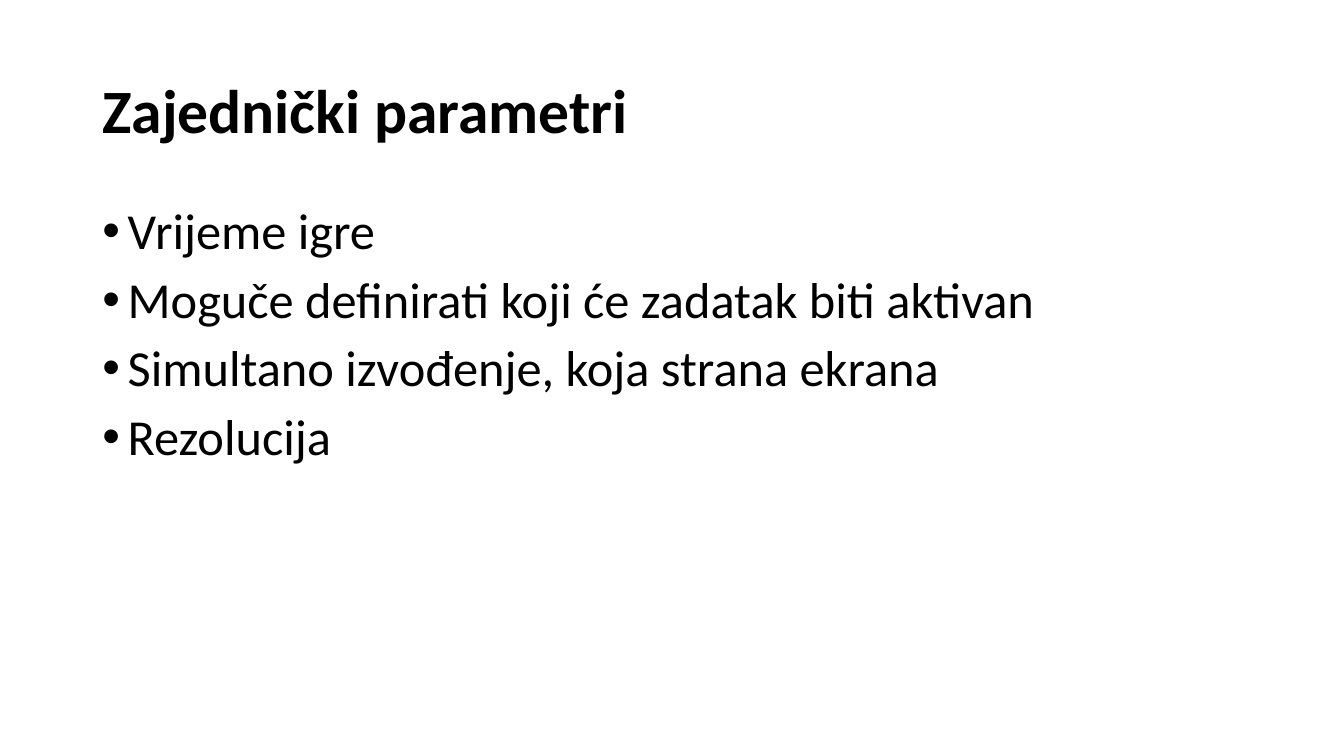
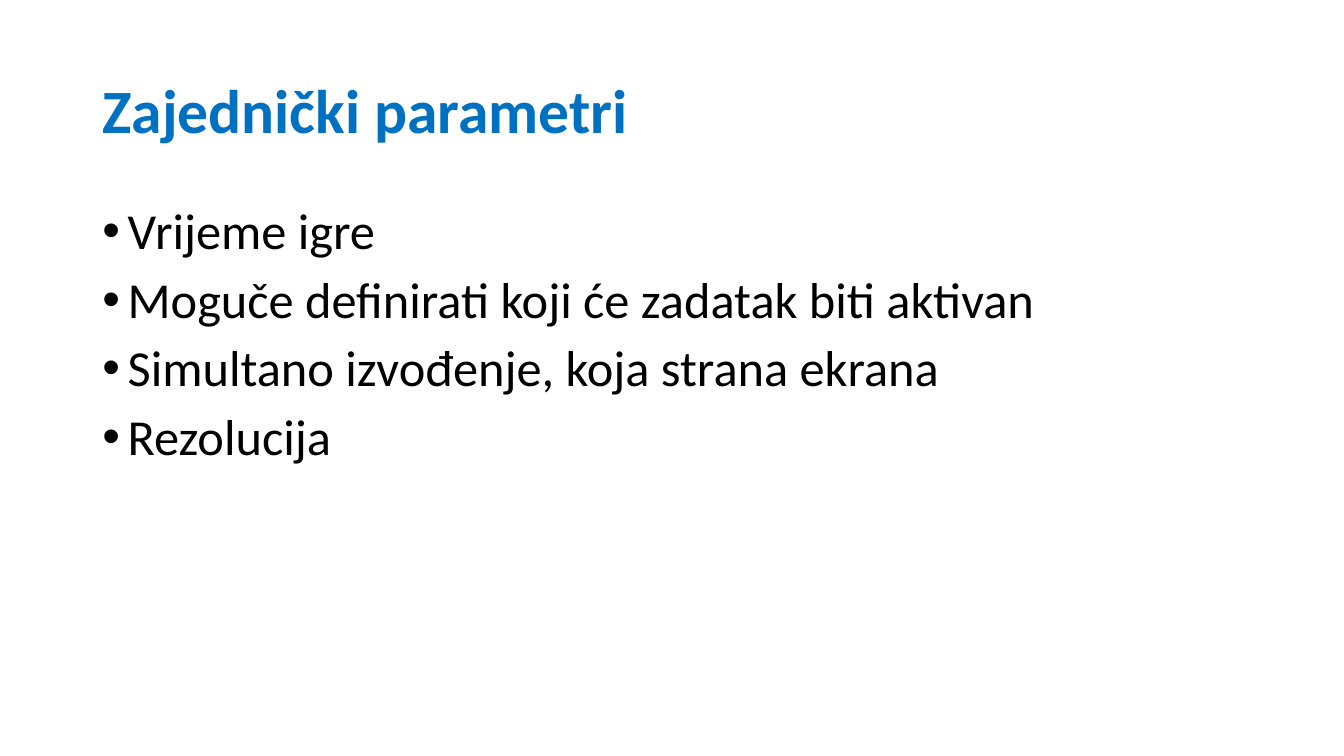
Before and after one commit to Aurioch/ISS_NBackCircle, a slide deck: slide 3 of dokumentacija/ISS_Tema_6.pptx. Drawn at 1344x756 pixels with LibreOffice and Linux fonts; fonts in the diff are those of the drawing. Boxes give left, top, right and bottom in pixels: in the first picture for what was removed or moved away, otherwise in the second. Text is boxed around its words. In the diff, an @@ line names an element or a change of style, - is before the commit and + after.

```diff
--- a/dokumentacija/ISS_Tema_6.pptx
+++ b/dokumentacija/ISS_Tema_6.pptx
@@ title "Zajednički parametri" at [102, 89, 627, 144]: text colour #000000 to #0070C0 @@
```
Also in this commit, not shown: 6 other slides changed.
